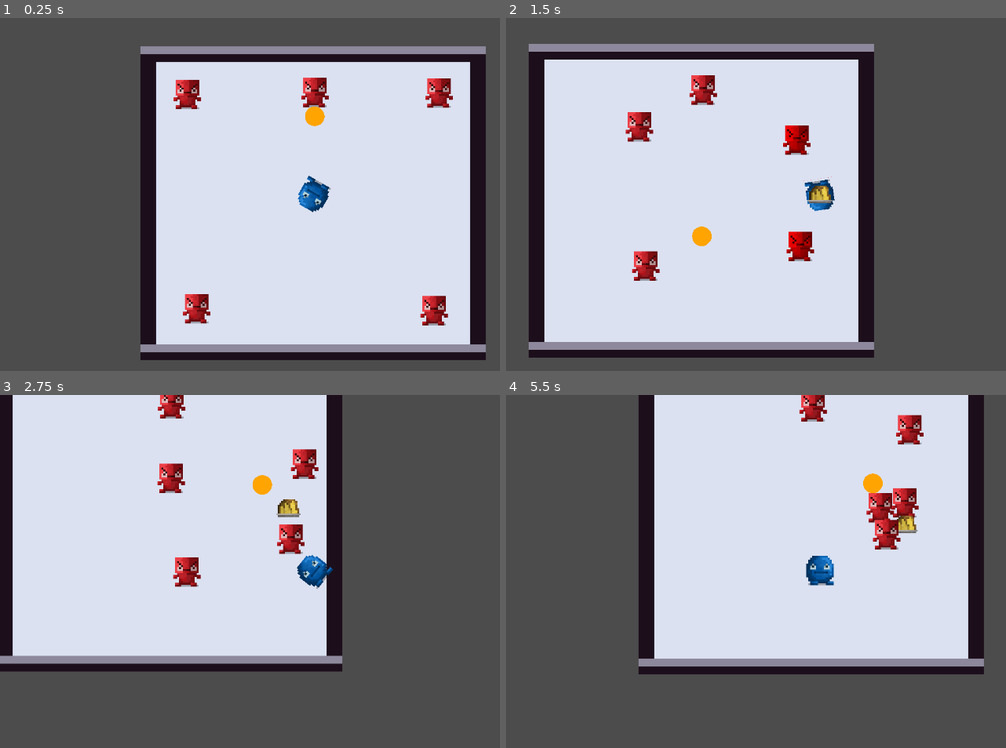
Above: before the commit, frames 1-4 (two rows, left to right).
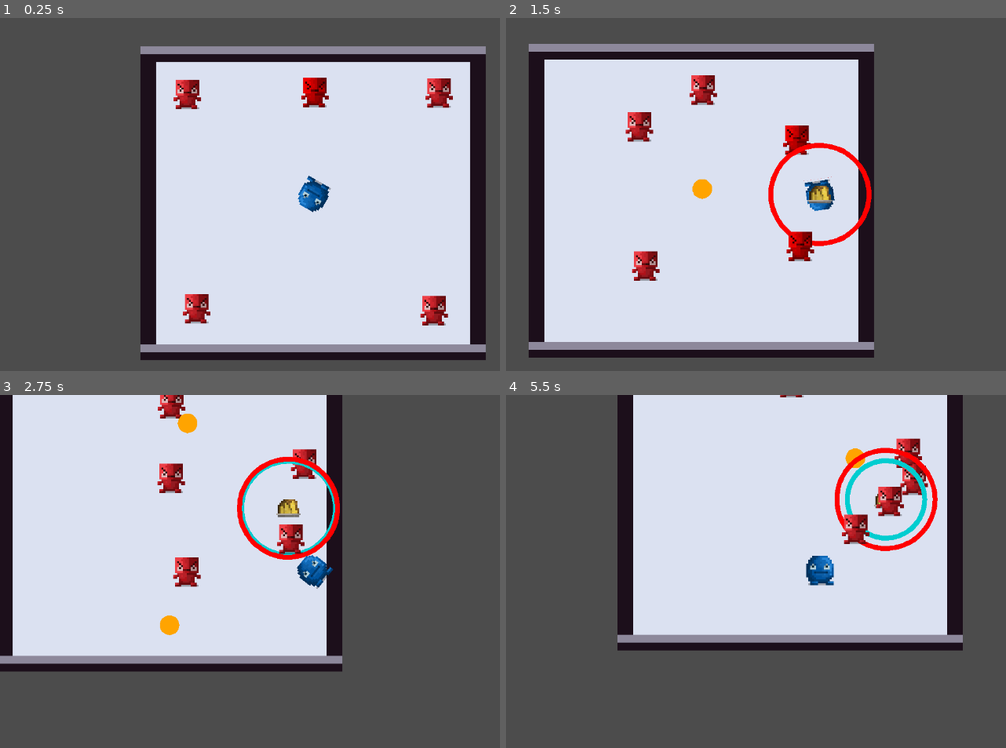
Above: after the commit, the same moments.

Repository: CertifiedIdiots/Bomber
Game: Godot game, scene res://Levels/Main.tscn
Same seed, same stepped clock (60 frames per second), same inputs: the game is played once before the commit and once after it.
Inputs (mouse positions are in pixels of both pictures, inside the frame that each line leads up to):
- Up to frame 1 (0.25 s): no input
- Up to frame 2 (1.5 s): move the mouse to (956, 176) at 0.52 s; press the mouse at (956, 176) at 0.53 s; hold D (move_right) 0.53-1.28 s; move the mouse to (696, 212) at 1.27 s; release the mouse at (696, 212) at 1.28 s; hold Down (move_down) from 1.28 s (still down); right-click (696, 212) at 1.35 s
- Up to frame 3 (2.75 s): move the mouse to (375, 493) at 2.02 s; release Down (move_down) at 2.03 s; press the mouse at (375, 493) at 2.03 s; hold D (move_right) from 2.03 s (still down)
- Up to frame 4 (5.5 s): move the mouse to (791, 642) at 2.77 s; release D (move_right) at 2.78 s; release the mouse at (791, 642) at 2.78 s; hold W (move_up) 2.78-3.53 s; right-click (791, 642) at 2.85 s; move the mouse to (outside the picture) at 3.52 s; press the mouse at (outside the picture) at 3.53 s; hold A (move_left) 3.53-5.03 s; move the mouse to (631, 518) at 4.27 s; release the mouse at (631, 518) at 4.28 s; right-click (631, 518) at 4.35 s; move the mouse to (851, 571) at 5.02 s; press the mouse at (851, 571) at 5.03 s; hold Down (move_down) from 5.03 s (still down)

The runs differ from the first frame. In frame 1, 0.4% of the frame differs, in the area x 60-65%, y 16-31%; in frame 2, 1.2%; in frame 3, 1.8%; in frame 4, 22%, in the area x 22-96%, y 0-80%.

Commit message:
Show bomb radius and explosion graphics

Diff:
--- a/Objects/Bomb.tscn
+++ b/Objects/Bomb.tscn
@@ -4,10 +4,8 @@
 [ext_resource path="res://Scripts/Bomb.gd" type="Script" id=2]
 [ext_resource path="res://Art/tileset3.png" type="Texture" id=3]
 
-[node name="Bomb" type="KinematicBody2D"]
+[node name="Node2D" type="Node2D"]
 script = ExtResource( 2 )
-radius = 100
-color = Color( 0, 0.811765, 0.819608, 1 )
 explosion = ExtResource( 1 )
 
 [node name="Sprite" type="Sprite" parent="."]
--- a/Objects/Explosion.tscn
+++ b/Objects/Explosion.tscn
@@ -1,21 +1,82 @@
-[gd_scene load_steps=3 format=2]
+[gd_scene load_steps=17 format=2]
 
 [ext_resource path="res://Scripts/Explosion.gd" type="Script" id=1]
+[ext_resource path="res://Art/Explosion.png" type="Texture" id=2]
+
+[sub_resource type="AtlasTexture" id=2]
+atlas = ExtResource( 2 )
+region = Rect2( 0, 0, 96, 96 )
+
+[sub_resource type="AtlasTexture" id=3]
+atlas = ExtResource( 2 )
+region = Rect2( 96, 0, 96, 96 )
+
+[sub_resource type="AtlasTexture" id=4]
+atlas = ExtResource( 2 )
+region = Rect2( 192, 0, 96, 96 )
+
+[sub_resource type="AtlasTexture" id=5]
+atlas = ExtResource( 2 )
+region = Rect2( 288, 0, 96, 96 )
+
+[sub_resource type="AtlasTexture" id=6]
+atlas = ExtResource( 2 )
+region = Rect2( 384, 0, 96, 96 )
+
+[sub_resource type="AtlasTexture" id=7]
+atlas = ExtResource( 2 )
+region = Rect2( 480, 0, 96, 96 )
+
+[sub_resource type="AtlasTexture" id=8]
+atlas = ExtResource( 2 )
+region = Rect2( 576, 0, 96, 96 )
+
+[sub_resource type="AtlasTexture" id=9]
+atlas = ExtResource( 2 )
+region = Rect2( 672, 0, 96, 96 )
+
+[sub_resource type="AtlasTexture" id=10]
+atlas = ExtResource( 2 )
+region = Rect2( 768, 0, 96, 96 )
+
+[sub_resource type="AtlasTexture" id=11]
+atlas = ExtResource( 2 )
+region = Rect2( 864, 0, 96, 96 )
+
+[sub_resource type="AtlasTexture" id=12]
+atlas = ExtResource( 2 )
+region = Rect2( 960, 0, 96, 96 )
+
+[sub_resource type="AtlasTexture" id=13]
+atlas = ExtResource( 2 )
+region = Rect2( 1056, 0, 96, 96 )
+
+[sub_resource type="SpriteFrames" id=14]
+animations = [ {
+"frames": [ SubResource( 2 ), SubResource( 3 ), SubResource( 4 ), SubResource( 5 ), SubResource( 6 ), SubResource( 7 ), SubResource( 8 ), SubResource( 9 ), SubResource( 10 ), SubResource( 11 ), SubResource( 12 ), SubResource( 13 ) ],
+"loop": false,
+"name": "default",
+"speed": 16.0
+} ]
 
 [sub_resource type="CircleShape2D" id=1]
 radius = 50.0
 
-[node name="Explosion" type="Area2D"]
+[node name="AnimatedSprite" type="AnimatedSprite"]
+frames = SubResource( 14 )
 script = ExtResource( 1 )
-radius = 100.0
 
 [node name="Timer" type="Timer" parent="."]
-wait_time = 0.2
+wait_time = 0.531
 one_shot = true
 autostart = true
 
-[node name="CollisionShape2D" type="CollisionShape2D" parent="."]
+[node name="Explosion" type="Area2D" parent="."]
+
+[node name="Shape" type="CollisionShape2D" parent="Explosion"]
 shape = SubResource( 1 )
 
-[connection signal="body_entered" from="." to="." method="_on_Explosion_body_entered"]
+[connection signal="animation_finished" from="." to="." method="_on_AnimatedSprite_animation_finished"]
 [connection signal="timeout" from="Timer" to="." method="_on_Timer_timeout"]
+[connection signal="body_entered" from="Explosion" to="Explosion" method="_on_Explosion_body_entered"]
+[connection signal="body_entered" from="Explosion" to="." method="_on_Explosion_body_entered"]
--- a/Scripts/Bomb.gd
+++ b/Scripts/Bomb.gd
@@ -1,5 +1,4 @@
-extends KinematicBody2D
-
+extends Node2D
 
 # Declare member variables here. Examples:
 # var a = 2
@@ -8,16 +7,20 @@
 export(int) var radius = 50
 export(Color) var color = Color.darkturquoise
 export(PackedScene) var explosion
+var drawn_radius = 0
 
 # Called when the node enters the scene tree for the first time.
 func _ready():
 	update()
 
-#func _draw():
-#	draw_circle(Vector2.ZERO, 30, color)
+func _draw():
+	draw_arc(Vector2.ZERO, drawn_radius, 0, TAU, 100, color, 5)
+	draw_arc(Vector2.ZERO, radius, 0, TAU, 100, Color.red, 5)
 
 func _process(delta):
 	time -= delta
+	drawn_radius = min(radius, drawn_radius + delta * (radius / 1.5))
+	update()
 	if time <= 0:
 		explode()
 
--- a/Scripts/Explosion.gd
+++ b/Scripts/Explosion.gd
@@ -1,4 +1,4 @@
-extends Area2D
+extends AnimatedSprite
 
 export(float) var radius = 50.0
 export(Color) var color = Color.red
@@ -9,13 +9,10 @@
 func init(target, radius):
 	self.target = target
 	self.radius = radius
-	$CollisionShape2D.shape.radius = radius
+	get_node("Explosion/Shape").shape.radius = radius
 
-func _draw():
-	draw_arc(center, radius, 0, TAU, 360, color)
-
-func _on_Timer_timeout():
-	queue_free()
+func _ready():
+	self.play()
 
 func _on_Explosion_body_entered(body: Node):
 	if body.is_in_group(self.target):
@@ -23,3 +20,6 @@
 		if body.pushable:
 			body.stunned = 0.5
 			body.velocity = (body.position - self.position) * 5
+
+func _on_AnimatedSprite_animation_finished():
+	queue_free()
--- a/Scripts/ShooterEnemy.gd
+++ b/Scripts/ShooterEnemy.gd
@@ -9,8 +9,13 @@
 func attack(target):
 	if stunned > 0:
 		return
+
+	$Sprite.modulate = Color(1, 0, 0)
+	stunned = 1.5
+	yield(get_tree().create_timer(0.5), "timeout")
 	var instance:Node2D = self.attack_scene.instance()
 	instance.init(self, target)
 	instance.position = self.position
 	get_parent().add_child(instance)
 	self.stunned = 1.5
+	$Sprite.modulate = Color.white
Binary file added: Art/Explosion.png
Not shown, added: Art/Explosion.png.import
